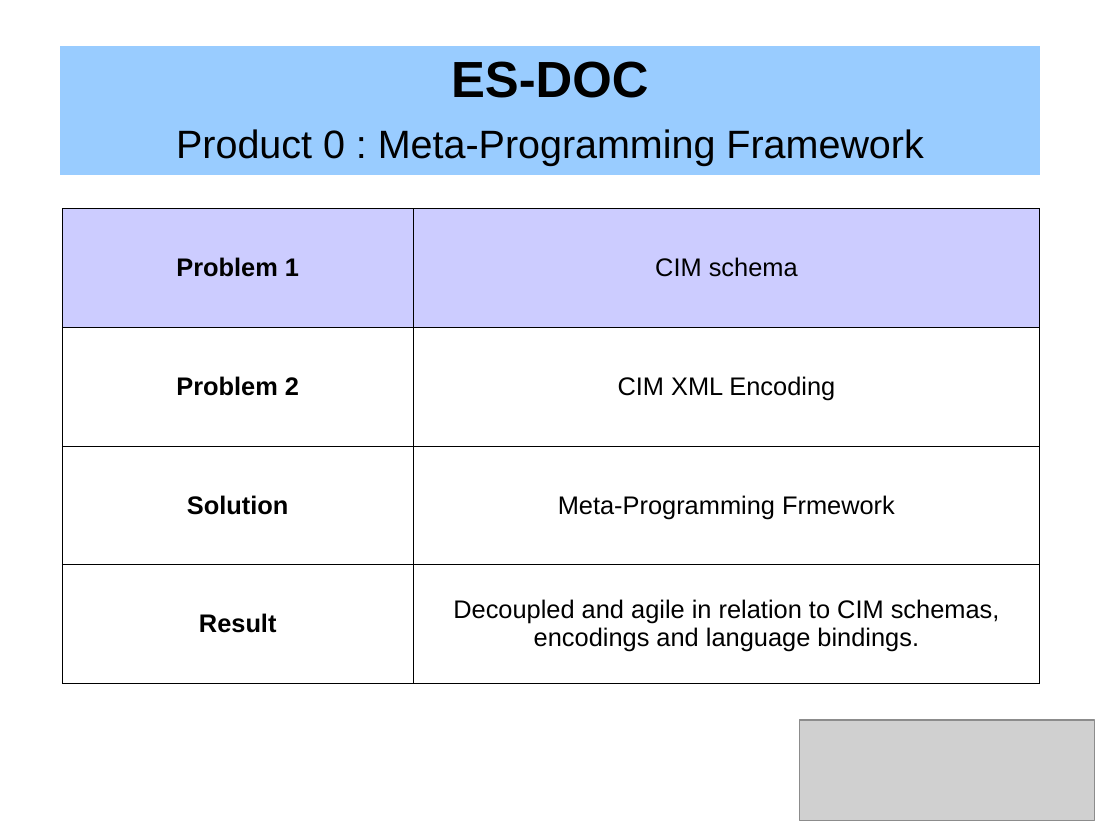
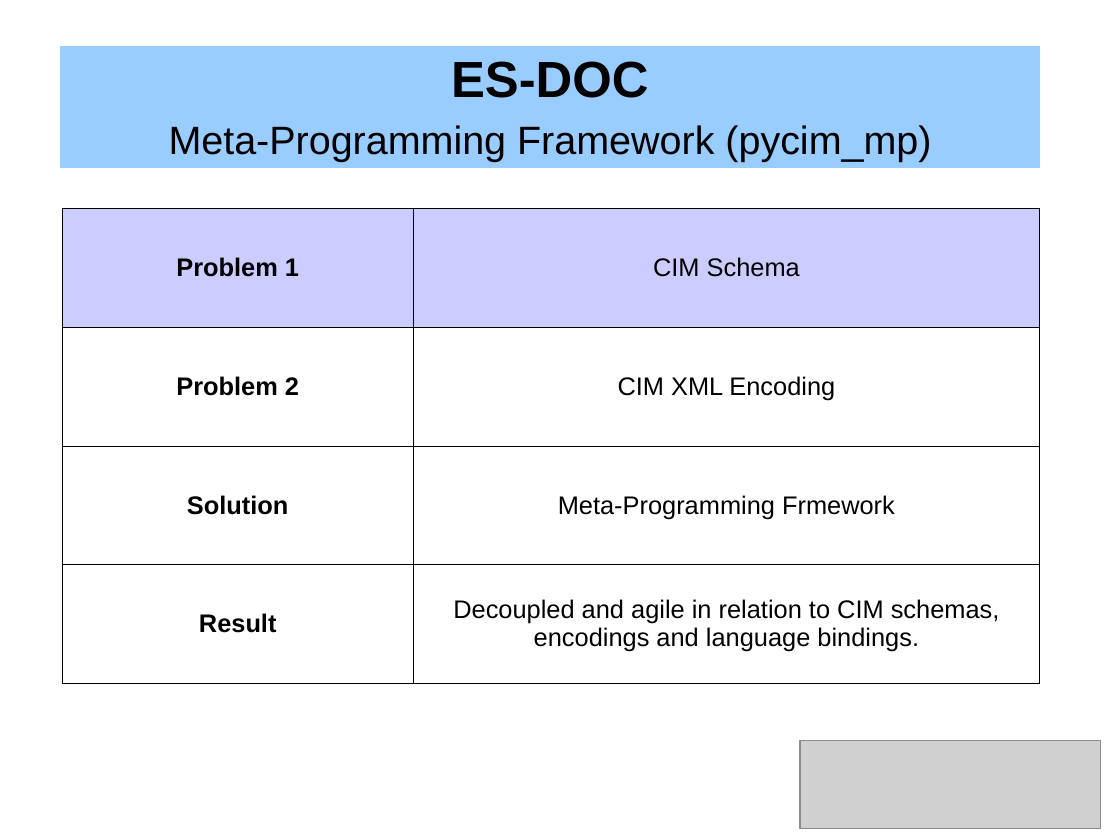
Before and after one commit to ES-DOC/esdoc-docs, a slide deck: slide 6 of presentations/ES-DOC-Introduction.odp (slide 4 before the commit). Drawn at 1120x840 pixels with LibreOffice and Linux fonts; fonts in the diff are those of the drawing; grey boxes stand for pictures. Boxes give left, top, right and bottom in pixels: in the first picture for what was removed or moved away, otherwise in the second. Text is boxed around its words. In the diff, an @@ line names an element or a change of style, - is before the commit and + after.

```diff
--- a/presentations/ES-DOC-Introduction.odp
+++ b/presentations/ES-DOC-Introduction.odp
@@ table at [60, 47, 1041, 169] @@
-row 2, column 1: Product 0 : Meta-Programming Framework
+row 2, column 1: Meta-Programming Framework (pycim_mp)
@@ table at [62, 208, 1040, 683] @@
-row 1, column 2: CIM schema
+row 1, column 2: CIM Schema
@@ picture: place and size @@
-picture at [800, 721, 1095, 821]
+picture at [800, 740, 1101, 828]
```
Also in this commit, not shown: 4 other slides changed, 5 slides added, 3 slides removed, 1 other file.
